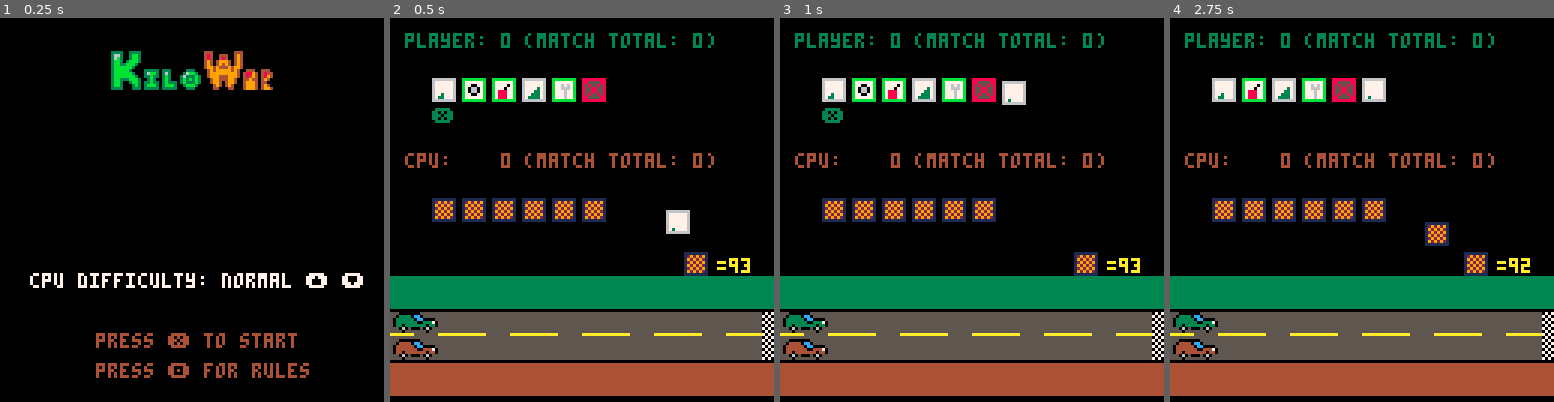
Above: before the commit, frames 1-4 (left to right).
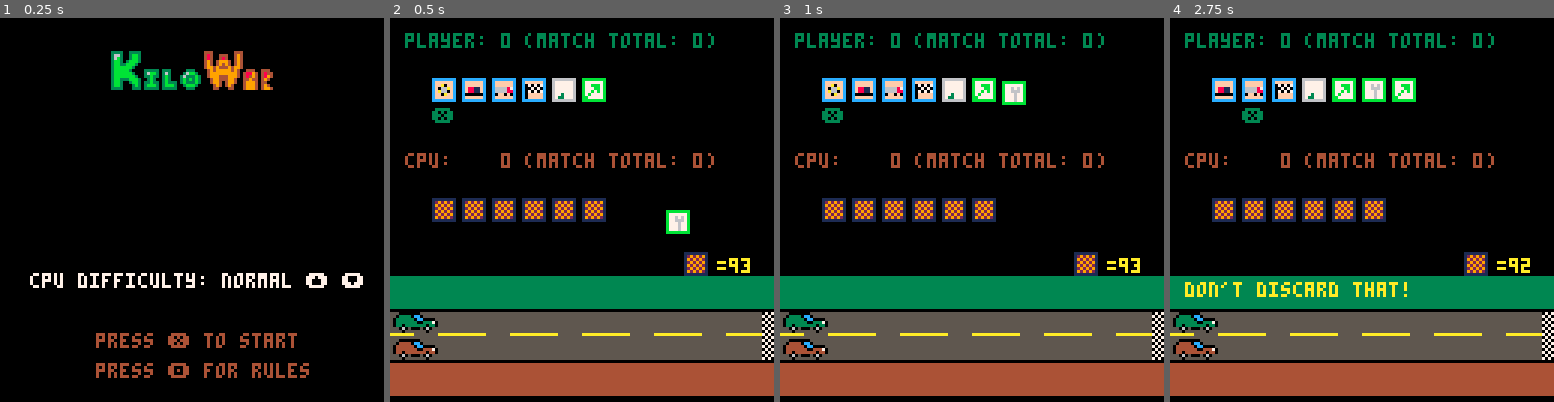
Above: after the commit, the same moments.

Repository: charles-christiansen/kilowar
Game: PICO-8 cartridge kilowar.p8
Two runs of this game, one before a commit and one after it. Both use one fixed random seed, a clock stepped at 60 frames per second and the inputs below.
Inputs:
- Up to frame 1 (0.25 s): no input
- Up to frame 2 (0.5 s): tap X (X key) at 0.33 s
- Up to frame 3 (1 s): tap O (Z key) at 0.7 s
- Up to frame 4 (2.75 s): tap X (X key) at 1.07, 1.85 s; hold Right 1.6-2.1 s; tap O (Z key) at 1.7, 2.1, 2.5 s; hold Up 2.15-2.42 s; hold Right from 2.47 s (still down)

Frame 1 is identical in both runs. In frame 2, 2.4% of the frame differs, in the area x 10-79%, y 15-57%; in frame 3, 2.4%; in frame 4, 3.8%, in the area x 3-73%, y 15-73%.

Commit message:
added coup fourre sound effect

Diff:
--- a/kilowar.p8
+++ b/kilowar.p8
@@ -4,9 +4,7 @@
 --init functions
 
 --TODO:
----- 1. instruction screen slide in/out
 ---- 2. race end screen player/cpu scores slide in/out
----- 3. coup fourre sound effect
 ---- 4. more visible coup fourre icon
 ---- 5. more card sounds
 ---- 6. better card selection (blow up sprite size?)
@@ -79,7 +77,7 @@
 	winext = 0
 	wincol = 7
 
-	cheat = false
+	cheat = true
 	palt(14,true)
 	palt(0,false)
 
@@ -371,6 +369,8 @@
 			if currentplayer.name==player.name then
 				-- cpu can coup fourre
 				if flr(rnd(100))+1 > cffloors[difficulty] then
+					sfx(-1)
+					sfx(10)
 					showsash("coupe fourre!",cpu.col,7)
 					playcoupfourre(cpu,player)
 					playinprogress = false
@@ -381,6 +381,8 @@
 			else
 				-- player can coup fourre
 				if btnp(2) then
+					sfx(-1)
+					sfx(10)
 					showsash("coupe fourre!",player.col,7)
 					playcoupfourre(player,cpu)
 					playinprogress = false
Not shown, changed: the sound effects (__sfx__) section of kilowar.p8
